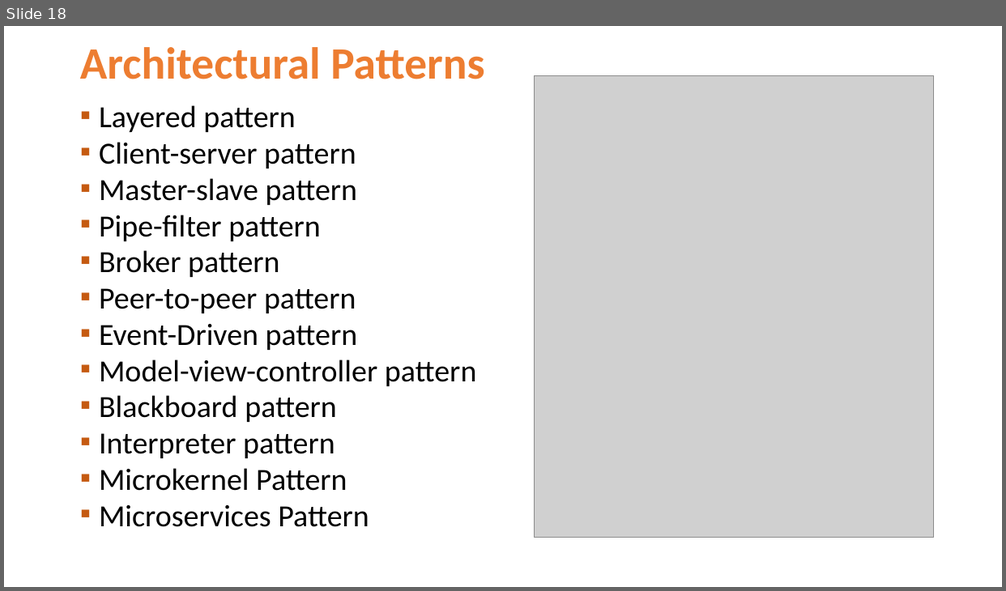
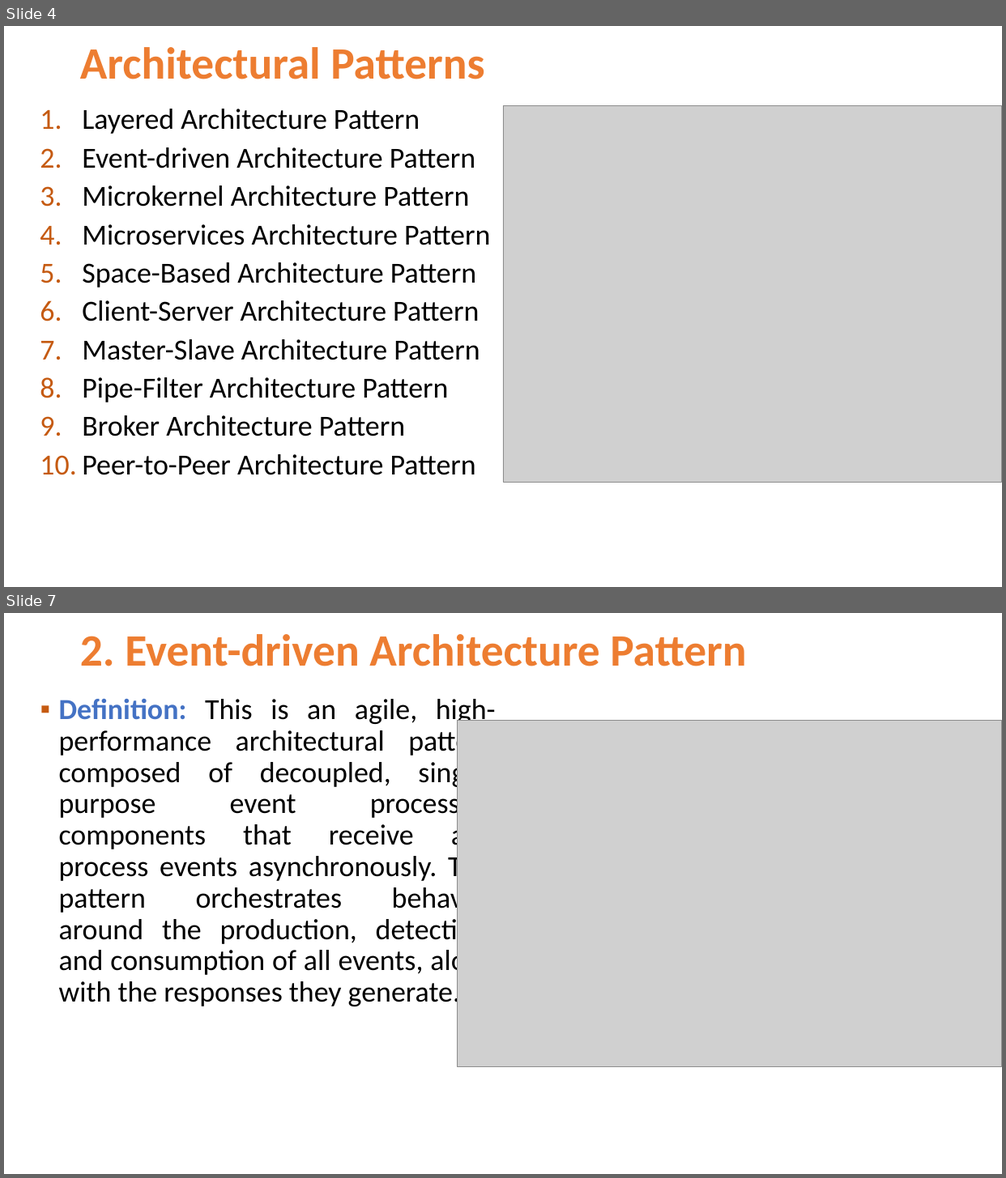
Before and after one commit to Jucer74/SoftwareArchitecture, a slide deck: Clases/04-ArchitecturalPatterns/SoftwareArchitecture-ArchitecturalPatterns.pptx. Shown one above the other, each under a label of ours: slide 18 before the commit, slides 4 and 7 after it; the slides between them are not shown. The pictures are 1006x591 and 1006x1178 pixels, drawn with LibreOffice and Linux fonts; fonts in the diff are those of the drawing; grey boxes stand for pictures; background and template pictures are left out. Boxes give left, top, right and bottom in pixels: in the first picture for what was removed or moved away, otherwise in the second. Text is boxed around its words. In the diff, an @@ line names an element or a change of style, - is before the commit and + after.

```diff
--- a/Clases/04-ArchitecturalPatterns/SoftwareArchitecture-ArchitecturalPatterns.pptx
+++ b/Clases/04-ArchitecturalPatterns/SoftwareArchitecture-ArchitecturalPatterns.pptx
@@ slide 7 added at bbox=[4, 613, 1002, 1174], background #FFFFFF @@
@@ title added at bbox=[80, 634, 746, 666], 43.2 pt, text #ED7D31, bold @@
+2. Event-driven Architecture Pattern
@@ text added at bbox=[59, 699, 496, 1010], 28 pt, text #000000 @@
+▪ Definition: This is an agile, high-performance architectural pattern composed of decoupled, single-purpose event processing components that receive and process events asynchronously. This pattern orchestrates behavior around the production, detection, and consumption of all events, along with the responses they generate.
@@ picture added at bbox=[457, 721, 1002, 1067] @@
@@ what was slide 18 is now slide 4 @@
@@ slide 4 changed as well @@
@@ text at bbox=[82, 109, 490, 476]: text changed; size 29.6 to 28 pt @@
-▪ Layered pattern
-▪ Client-server pattern
-▪ Master-slave pattern
-▪ Pipe-filter pattern
-▪ Broker pattern
-▪ Peer-to-peer pattern
-▪ Event-Driven pattern
-▪ Model-view-controller pattern
-▪ Blackboard pattern
-▪ Interpreter pattern
-▪ Microkernel Pattern
-▪ Microservices Pattern
+1. Layered Architecture Pattern
+2. Event-driven Architecture Pattern
+3. Microkernel Architecture Pattern
+4. Microservices Architecture Pattern
+5. Space-Based Architecture Pattern
+6. Client-Server Architecture Pattern
+7. Master-Slave Architecture Pattern
+8. Pipe-Filter Architecture Pattern
+9. Broker Architecture Pattern
+10. Peer-to-Peer Architecture Pattern
@@ picture: place and size @@
-picture at bbox=[534, 75, 933, 538]
+picture at bbox=[503, 105, 1002, 482]
```
Also in this commit, not shown: 1 other slide changed, 22 other slides added, 16 slides removed.
